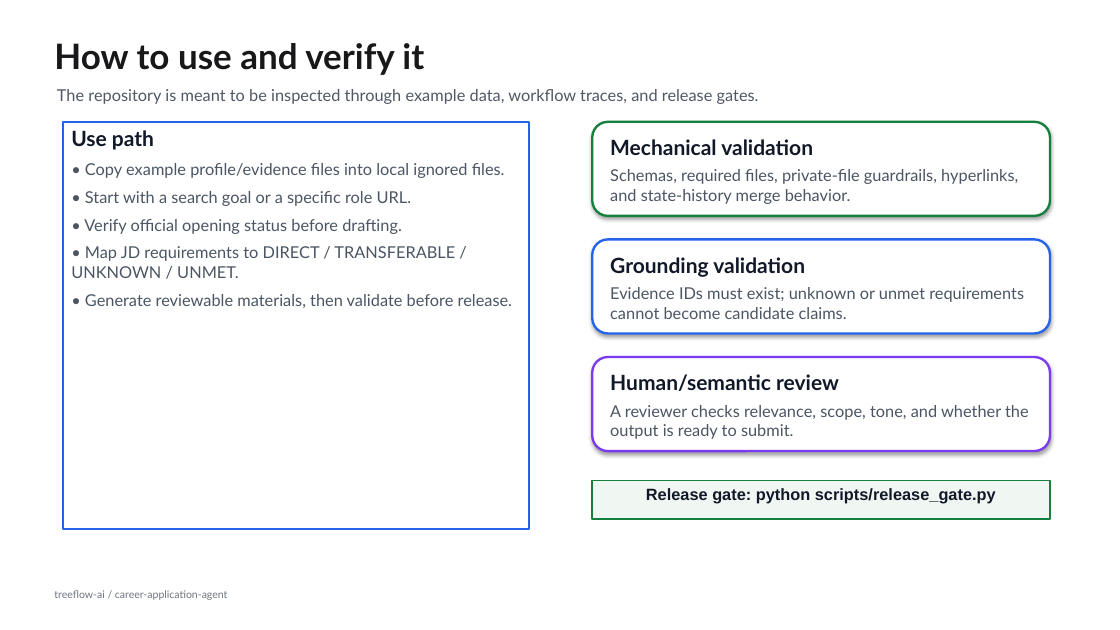
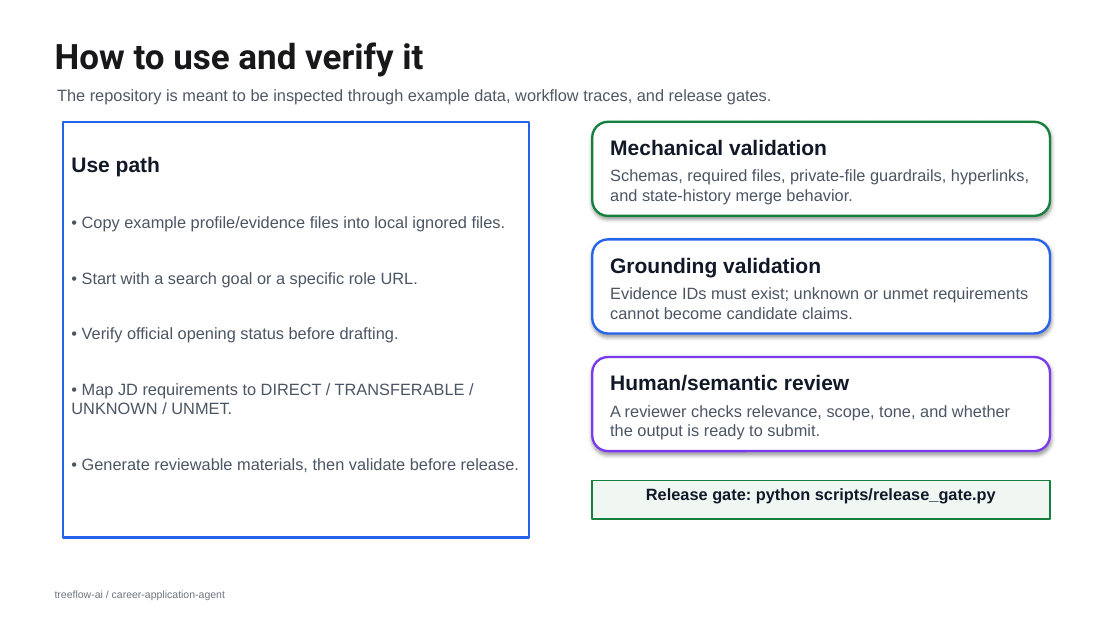
Before and after one commit to treeflow-ai/career-application-agent, a slide deck: slide 7 of docs/Career-Application-Agent-Quick-Overview.pptx. Drawn at 1120x630 pixels with LibreOffice and Linux fonts; fonts in the diff are those of the drawing. Boxes give left, top, right and bottom in pixels: in the first picture for what was removed or moved away, otherwise in the second. Text is boxed around its words. In the diff, an @@ line names an element or a change of style, - is before the commit and + after.

```diff
--- a/docs/Career-Application-Agent-Quick-Overview.pptx
+++ b/docs/Career-Application-Agent-Quick-Overview.pptx
@@ text "How to use and verify ..." at (55,42,423,77): font Lato to Roboto @@
@@ font Lato to Arial in 3 elements at (57,89,772,104), (55,590,225,600), (63,122,529,538) @@
@@ rectangle "Use path": place and size @@
-rectangle "Use path" at (63,122,529,529)
+rectangle "Use path" at (63,122,529,538)
@@ font Lato to Arial; proportions changed in 3 elements at (592,122,1050,216), (592,239,1050,334), (592,357,1050,451) @@
```
Also in this commit, not shown: 1 other slide changed, 2 other files.
